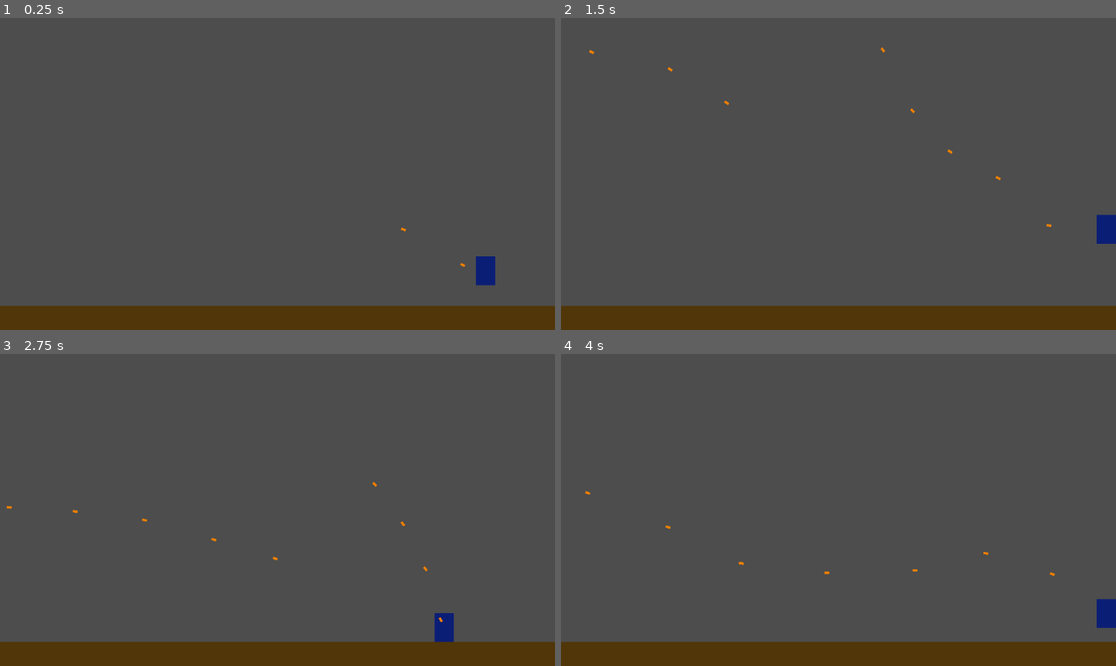
Above: before the commit, frames 1-4 (two rows, left to right).
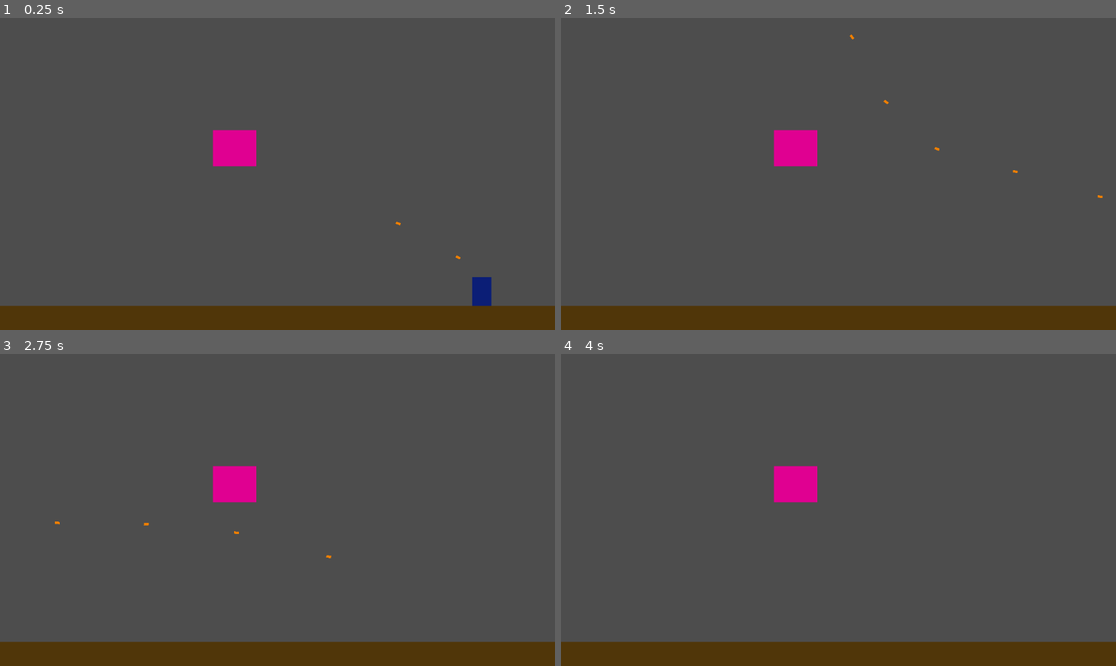
Above: after the commit, the same moments.

Repository: engfelipelacerda/moon-conquerors
Game: Godot game, scene res://scenes/Main.tscn
Two runs of this game, one before a commit and one after it. Both use one fixed random seed, a clock stepped at 60 frames per second and the inputs below.
Inputs (mouse positions are in pixels of both pictures, inside the frame that each line leads up to):
- Up to frame 1 (0.25 s): no input
- Up to frame 2 (1.5 s): move the mouse to (960, 158) at 0.52 s; hold Right (ui_right) from 0.53 s (still down); tap Space (ui_accept) at 0.77 s; move the mouse to (727, 189) at 1.27 s
- Up to frame 3 (2.75 s): tap Space (ui_accept) at 1.52 s; move the mouse to (333, 441) at 2.02 s; release Right (ui_right) at 2.03 s; hold Left (ui_left) from 2.03 s (still down)
- Up to frame 4 (4 s): move the mouse to (810, 572) at 2.77 s; release Left (ui_left) at 2.78 s; hold Right (ui_right) from 2.78 s (still down); tap Space (ui_accept) at 3.02, 3.77 s; move the mouse to (1005, 556) at 3.52 s

The runs differ from the first frame. In frame 1, 1.5% of the frame differs, in the area x 38-90%, y 35-93%; in frame 2, 1.4%; in frame 3, 1.3%; in frame 4, 1.3%.

Commit message:
Implementa sistema de tiros e colisões

Diff:
--- a/project.godot
+++ b/project.godot
@@ -39,6 +39,14 @@
 ]
 }
 
+[layer_names]
+
+2d_physics/layer_1="Player"
+2d_physics/layer_2="Enemy"
+2d_physics/layer_3="PlayerBullet"
+2d_physics/layer_4="EnemyBullet"
+2d_physics/layer_5="World"
+
 [physics]
 
 3d/physics_engine="Jolt Physics"
--- a/scenes/Bullet.tscn
+++ b/scenes/Bullet.tscn
@@ -6,6 +6,8 @@
 size = Vector2(10, 5)
 
 [node name="Bullet" type="Area2D" unique_id=1461445268]
+collision_layer = 4
+collision_mask = 18
 script = ExtResource("1_hf8mt")
 
 [node name="ColorRect" type="ColorRect" parent="." unique_id=1552883848]
@@ -20,4 +22,5 @@
 
 [node name="VisibleOnScreenNotifier2D" type="VisibleOnScreenNotifier2D" parent="." unique_id=1945426354]
 
+[connection signal="body_entered" from="." to="." method="_on_body_entered"]
 [connection signal="screen_exited" from="VisibleOnScreenNotifier2D" to="." method="_on_visible_on_screen_notifier_2d_screen_exited"]
--- a/scenes/Main.tscn
+++ b/scenes/Main.tscn
@@ -8,12 +8,17 @@
 [sub_resource type="RectangleShape2D" id="RectangleShape2D_elqb8"]
 size = Vector2(2, 432.16248)
 
+[sub_resource type="RectangleShape2D" id="RectangleShape2D_rvslj"]
+size = Vector2(100, 100)
+
 [node name="Main" type="Node2D" unique_id=817526930]
 
 [node name="Camera2D" type="Camera2D" parent="." unique_id=2141575793]
 position = Vector2(576, 324)
 
 [node name="Floor" type="StaticBody2D" parent="." unique_id=1348934330]
+collision_layer = 16
+collision_mask = 0
 
 [node name="ColorRect" type="ColorRect" parent="Floor" unique_id=816987011]
 offset_top = 598.0
@@ -36,3 +41,18 @@
 [node name="Parede Esquerda" type="CollisionShape2D" parent="Colisão Invisível" unique_id=316849795]
 position = Vector2(0, 383.08124)
 shape = SubResource("RectangleShape2D_elqb8")
+
+[node name="Target" type="StaticBody2D" parent="." unique_id=917376948]
+collision_layer = 2
+collision_mask = 21
+
+[node name="CollisionShape2D" type="CollisionShape2D" parent="Target" unique_id=2036889198]
+position = Vector2(487, 273)
+shape = SubResource("RectangleShape2D_rvslj")
+
+[node name="ColorRect" type="ColorRect" parent="Target" unique_id=2145555227]
+offset_left = 442.0
+offset_top = 233.0
+offset_right = 532.0
+offset_bottom = 308.0
+color = Color(0.87741095, 8.085966e-06, 0.5671025, 1)
--- a/scenes/Player.tscn
+++ b/scenes/Player.tscn
@@ -6,7 +6,8 @@
 size = Vector2(40, 60)
 
 [node name="Player" type="CharacterBody2D" unique_id=134217823]
-position = Vector2(1008, 515)
+position = Vector2(1000, 569)
+collision_mask = 18
 script = ExtResource("1_p0vlq")
 
 [node name="ColorRect" type="ColorRect" parent="." unique_id=1425709495]
@@ -14,7 +15,11 @@
 offset_top = -60.0
 offset_right = 20.0
 color = Color(0.044115357, 0.11845019, 0.46283662, 1)
+metadata/_edit_use_anchors_ = true
 
 [node name="CollisionShape2D" type="CollisionShape2D" parent="." unique_id=504036690]
 position = Vector2(0, -30)
 shape = SubResource("RectangleShape2D_p0vlq")
+
+[node name="Muzzle" type="Marker2D" parent="." unique_id=1408660936]
+position = Vector2(-1, -71)
--- a/scripts/Bullet.gd
+++ b/scripts/Bullet.gd
@@ -11,4 +11,8 @@
 
 
 func _on_visible_on_screen_notifier_2d_screen_exited() -> void:
-	pass # Replace with function body.
+	queue_free()
+
+
+func _on_body_entered(body):
+	queue_free()
--- a/scripts/Player.gd
+++ b/scripts/Player.gd
@@ -3,6 +3,7 @@
 const JUMP_VELOCITY = -600.0
 const GRAVITY = 1200.0
 const FIRE_RATE = 0.15
+@onready var muzzle = $Muzzle
 
 var bullet_scene = preload("res://scenes/Bullet.tscn")
 var fire_timer = 0.0
@@ -38,9 +39,8 @@
 func shoot():
 	var bullet = bullet_scene.instantiate()
 	get_parent().add_child(bullet)
-	bullet.global_position = global_position
-
-	# Direção para o mouse
 	var mouse_pos = get_global_mouse_position()
-	bullet.direction = (mouse_pos - global_position).normalized()
-	bullet.rotation = bullet.direction.angle()
+	bullet.global_position = muzzle.global_position
+	var dir = (mouse_pos - muzzle.global_position).normalized()
+	bullet.direction = dir
+	bullet.rotation = dir.angle()
